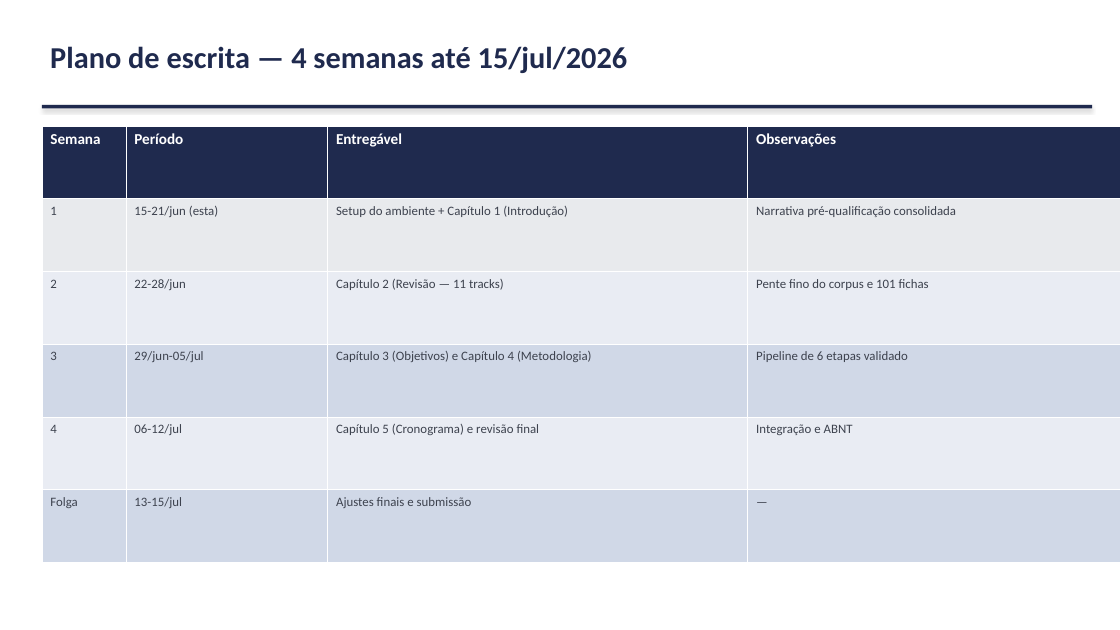
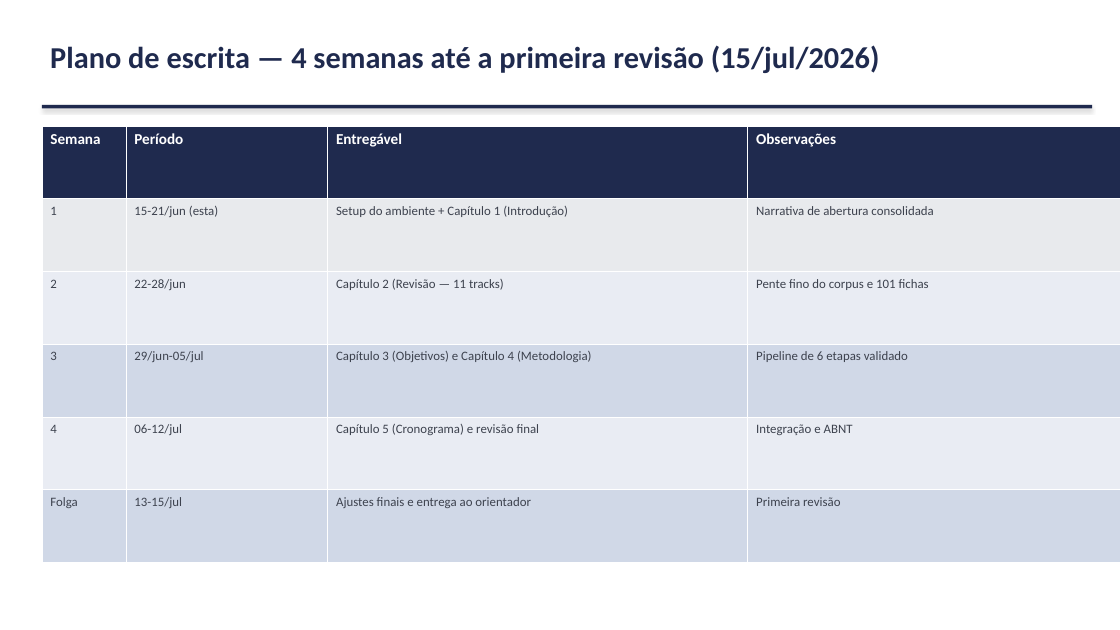
Before and after one commit to marcellozzetti/Facial-Recognition-Models-Mitigating-Bias, a slide deck: slide 21 of docs/ativo/material_reuniao_orientador_2026-06-15.pptx. Drawn at 1120x630 pixels with LibreOffice and Linux fonts; fonts in the diff are those of the drawing. Boxes give left, top, right and bottom in pixels: in the first picture for what was removed or moved away, otherwise in the second. Text is boxed around its words. In the diff, an @@ line names an element or a change of style, - is before the commit and + after.

```diff
--- a/docs/ativo/material_reuniao_orientador_2026-06-15.pptx
+++ b/docs/ativo/material_reuniao_orientador_2026-06-15.pptx
@@ text at box(50, 45, 880, 73): text changed @@
-Plano de escrita — 4 semanas até 15/jul/2026
+Plano de escrita — 4 semanas até a primeira revisão (15/jul/2026)
@@ table at box(42, 126, 1120, 563) @@
-row 2, column 4: Narrativa pré-qualificação consolidada
+row 2, column 4: Narrativa de abertura consolidada
-row 6, column 3: Ajustes finais e submissão
+row 6, column 3: Ajustes finais e entrega ao orientador
-row 6, column 4: —
+row 6, column 4: Primeira revisão
```
Also in this commit, not shown: 3 other slides changed, 1 other file.
